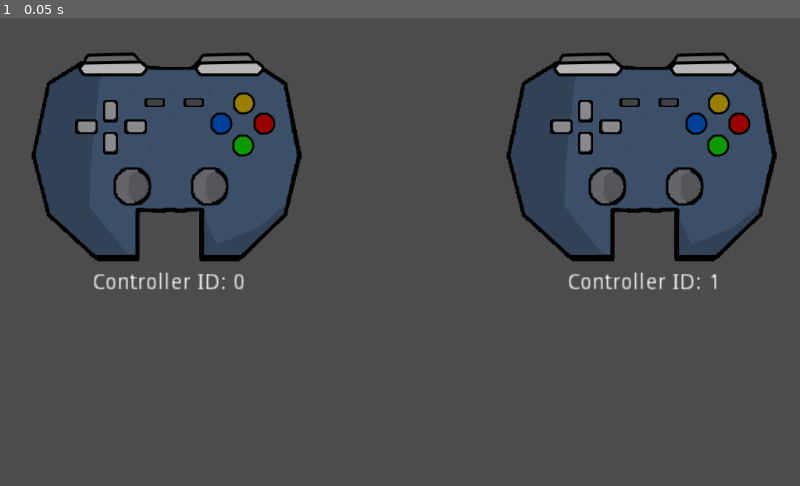
Above: before the commit, frame 1.
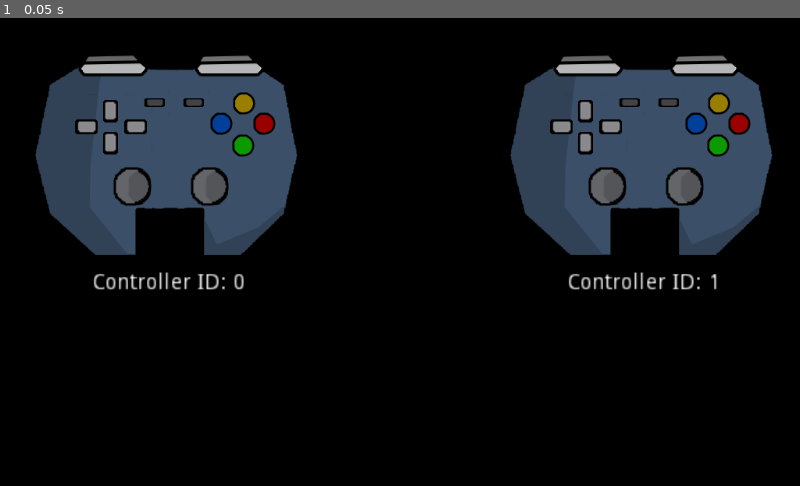
Above: after the commit, the same moment.

Repository: Naurk/godot3-gamepad-visualizer
Game: Godot game, scene res://Test-Scene.tscn
The game is run twice, just before and just after one commit, with the same random seed, the same clock (stepped at 60 frames per second) and the same inputs.
Inputs:
- Up to frame 1 (0.05 s): no input

The runs differ from the first frame. In frame 1, 76% of the frame differs, in the area x 0-100%, y 0-100%.

Commit message:
Add files via upload

Diff:
--- /dev/null
+++ b/Test-Scene.gd
@@ -0,0 +1,4 @@
+extends Node
+
+func _ready():
+	get_tree().get_root().set_transparent_background(true)
--- a/Test-Scene.tscn
+++ b/Test-Scene.tscn
@@ -1,8 +1,10 @@
-[gd_scene load_steps=2 format=2]
+[gd_scene load_steps=3 format=2]
 
 [ext_resource path="res://gamepad-input-visualizer/input-visualizer.tscn" type="PackedScene" id=1]
+[ext_resource path="res://Test-Scene.gd" type="Script" id=2]
 
-[node name="Main" type="Node"]
+[node name="Test-Scene" type="Node"]
+script = ExtResource( 2 )
 
 [node name="GamePad0" parent="." instance=ExtResource( 1 )]
 
--- a/project.godot
+++ b/project.godot
@@ -14,6 +14,13 @@
 config/description="Visualize input for joypad index"
 run/main_scene="res://Test-Scene.tscn"
 config/icon="res://icon.png"
+
+[display]
+
+window/size/resizable=false
+window/size/always_on_top=true
+window/per_pixel_transparency/allowed=true
+window/per_pixel_transparency/enabled=true
 
 [input]
 
